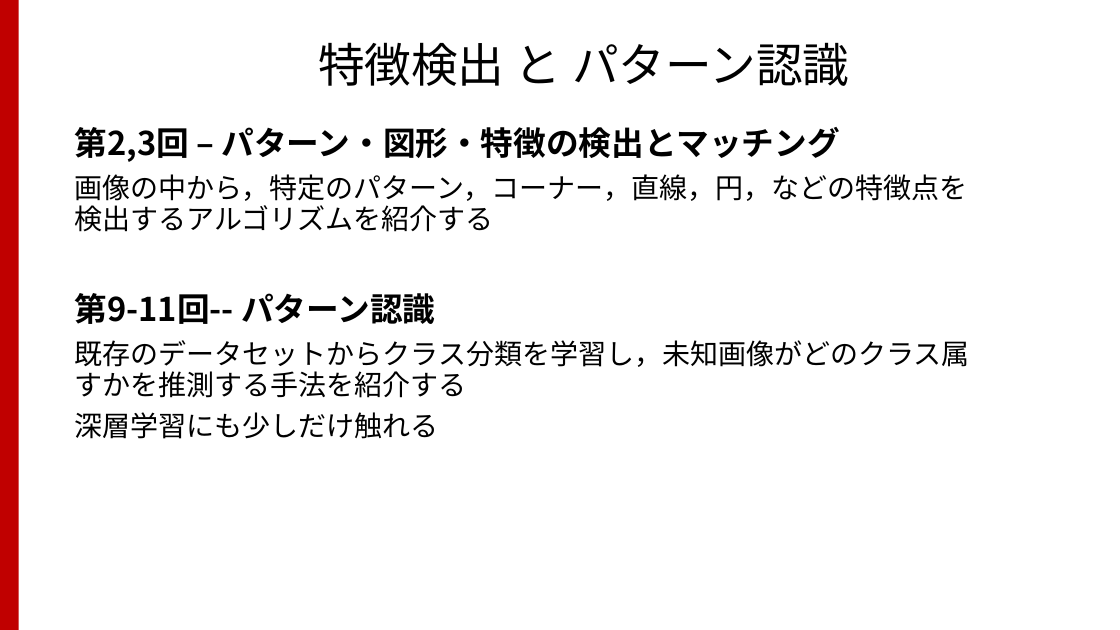
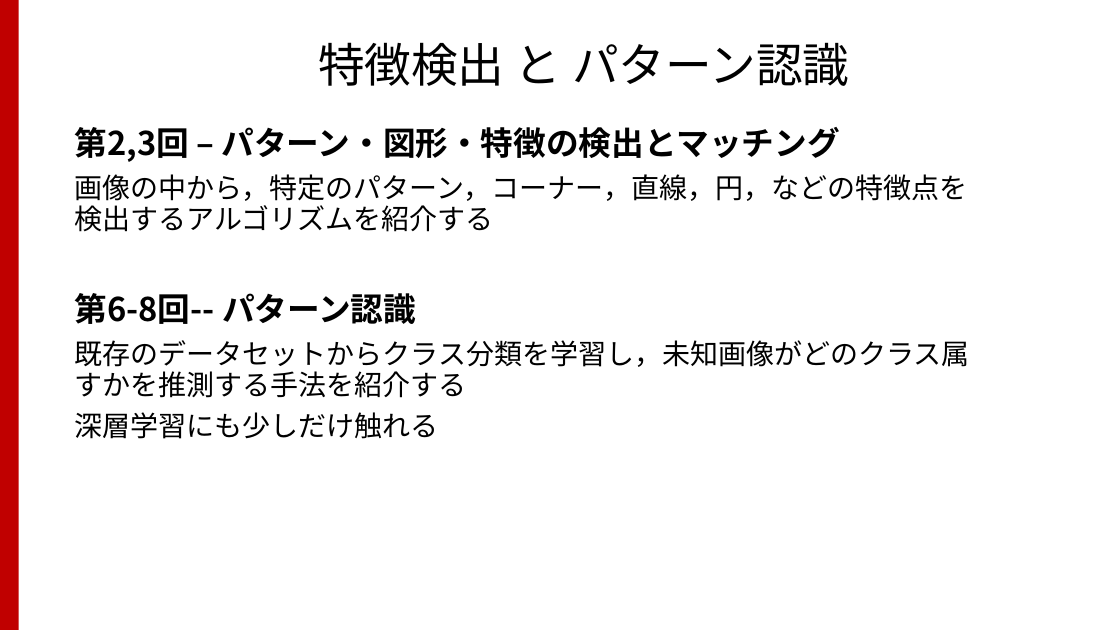
Before and after one commit to TakashiIjiri/TakashiIjiri.github.io, a slide deck: slide 3 of classes/dm2018_2/dm2_2.pptx. Drawn at 1120x630 pixels with LibreOffice and Linux fonts; fonts in the diff are those of the drawing. Boxes give left, top, right and bottom in pixels: in the first picture for what was removed or moved away, otherwise in the second. Text is boxed around its words. In the diff, an @@ line names an element or a change of style, - is before the commit and + after.

```diff
--- a/classes/dm2018_2/dm2_2.pptx
+++ b/classes/dm2018_2/dm2_2.pptx
@@ text at (75,293,416,324): text changed @@
-第9-11回-- パターン認識
+第6-8回-- パターン認識
```
Also in this commit, not shown: 4 other slides changed, 1 slide added, 3 slides removed, 1 other file.
